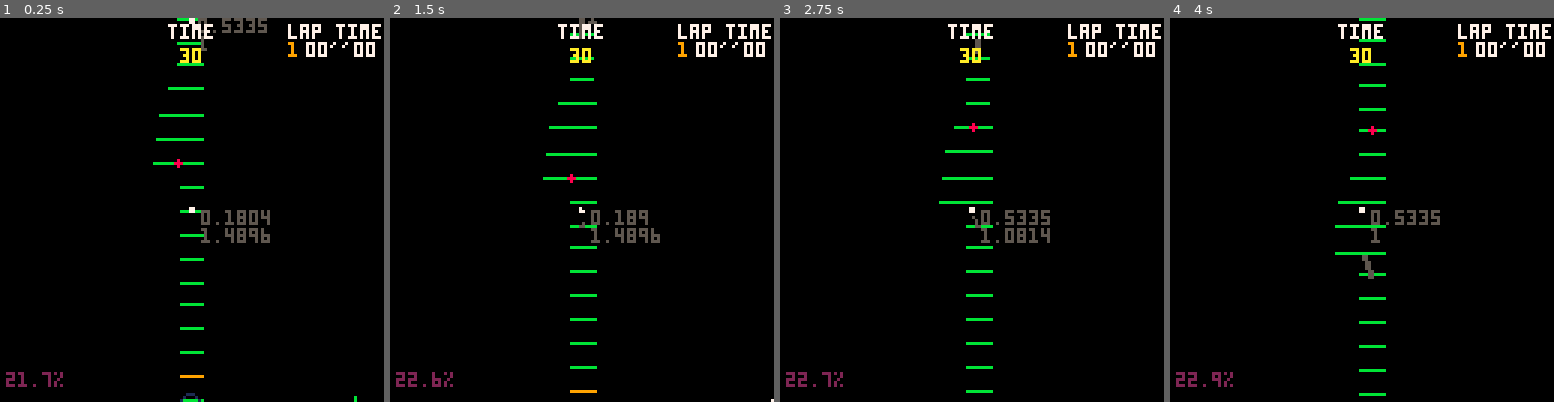
Above: before the commit, frames 1-4 (left to right).
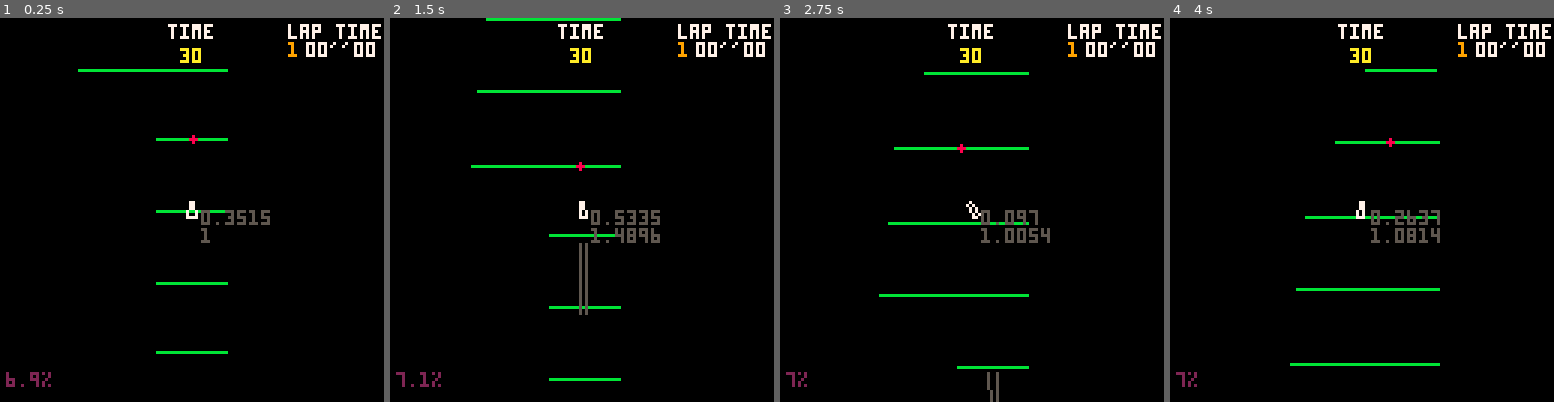
Above: after the commit, the same moments.

Repository: freds72/virtua-on
Game: PICO-8 cartridge carts/physics.p8
Two runs of this game, one before a commit and one after it. Both use one fixed random seed, a clock stepped at 60 frames per second and the inputs below.
Inputs:
- Up to frame 1 (0.25 s): no input
- Up to frame 2 (1.5 s): no input
- Up to frame 3 (2.75 s): hold Right 1.6-2.1 s; hold Up 2.15-2.42 s; hold Right from 2.47 s (still down)
- Up to frame 4 (4 s): release Right at 3.03 s; hold Left 3.08-3.58 s; hold Down 3.63-3.97 s

The runs differ from the first frame. In frame 1, 2.5% of the frame differs, in the area x 1-93%, y 0-100%; in frame 2, 3.1%, in the area x 1-100%, y 0-100%; in frame 3, 2.5%; in frame 4, 2.9%.

Commit message:
working npc tracking logic

Diff:
--- a/carts/physics.p8
+++ b/carts/physics.p8
@@ -309,7 +309,7 @@
 	}
 end
 
-local cam=make_cam(2)
+local cam=make_cam(6)
 function make_skidmarks()
 	local skidmarks={}
 	local t=0
@@ -529,17 +529,15 @@
 	body.draw=function(self)
 		local lookahead=rpm/0.6
 
-		local v1,n1,l1,r1=track:get_next(flr(4*lookahead))
-		local v2,n2,l2,r2=track:get_next(flr(4*lookahead)+1)
-		local tgt=v_clone(l2)
-		v_add(tgt,r2)
-		v_scale(tgt,0.5)
+		local v1,n1,l1,r1=track:get_next(flr(1*lookahead))
+		local v2,n2,l2,r2=track:get_next(flr(1*lookahead)+1)
+		local len1,len2=v_len(make_v(l1,l2)),v_len(make_v(r1,r2))
+		local tgt=v_lerp(l2,r2,mid(0.5*len1/len2,0.2,0.8))
 
 		local x,y=cam:project(tgt)
 		circfill(x,y,1,8)
 
 		--[[
-		local len1,len2=v_len(make_v(l1,l2)),v_len(make_v(r1,r2))
 
 
 
@@ -596,36 +594,53 @@
 		track:update(p,24)
 		]]
 
+		local fwd=m_fwd(self.m)
 		-- lookahead
-		local fwd=m_fwd(self.m)
-		-- force application point
-		local p=v_clone(self.pos)
-		v_add(p,fwd,3)
-
 		-- curve: slow down
-		local lookahead=rpm/0.6
-
-		local v1,n1,l1,r1=track:get_next(flr(4*lookahead))
-		local v2,n2,l2,r2=track:get_next(flr(4*lookahead)+1)
+		-- 5 ok
+		local lookahead=flr(2*rpm/0.6)
+
+		--[[
+		local v1,n1,l1,r1=track:get_next(lookahead)
+		local v2,n2,l2,r2=track:get_next(lookahead+1)
 		local len1,len2=v_len(make_v(l1,l2)),v_len(make_v(r1,r2))
+		local tgt=v_lerp(l2,r2,mid(0.5*len1/len2,0.2,0.8))
 		if len1/len2<0.8 or len1/len2>1.2 then
-			rpm=0.2
+			-- clearing curve?
+			local v1,n1,l1,r1=track:get_next(lookahead+1)
+			local v2,n2,l2,r2=track:get_next(lookahead+2)
+			local curve=v_dot(fwd,v_normz(make_v(self.pos,v_lerp(l2,r2,mid(0.5*len1/len2,0.2,0.8)))))
+			if curve>0.9 then
+				rpm+=0.1
+			else
+				rpm=max(0.2,rpm-0.1)
+			end
 		else
 			-- accelerate
 			rpm+=0.1
 		end
+		]]
+
+		local v1,n1,l1,r1=track:get_next(lookahead)
+		local v2,n2,l2,r2=track:get_next(lookahead+1)
+		local len1,len2=v_len(make_v(l1,l2)),v_len(make_v(r1,r2))
+		local tgt=v_lerp(l2,r2,mid(0.5*len1/len2,0.2,0.8))
+		local curve=v_dot(fwd,v_normz(make_v(self.pos,v_lerp(l2,r2,mid(0.5*len1/len2,0.2,0.8)))))
+		if curve<0.95 then
+			rpm=0.1
+		else
+			-- accelerate
+			rpm+=0.1
+		end
 
 		-- default: steer to track
-		local tgt=v_clone(l2)
-		v_add(tgt,r2)
-		v_scale(tgt,0.5)
 		local target=inv_apply(self,tgt)
 		local target_angle=atan2(target[1],target[3])
 
 		-- shortest angle
 		if(target_angle<0.5) target_angle=1-target_angle
 		target_angle=0.75-target_angle
-		rpm=self:steer(target_angle,rpm)
+		rpm=self:steer(4*target_angle,rpm)
 	end
 	body.update=function(self)
 		body_update(self)
@@ -791,7 +806,7 @@
 function _init()
 	add(actors,plyr)
 
-	for i=1,12 do
+	for i=1,1 do
 		local npc_track=make_track(track_data,4*i)
 		if(not static_track) static_track=npc_track
 		local p=v_clone(npc_track:get_next(4*i))
